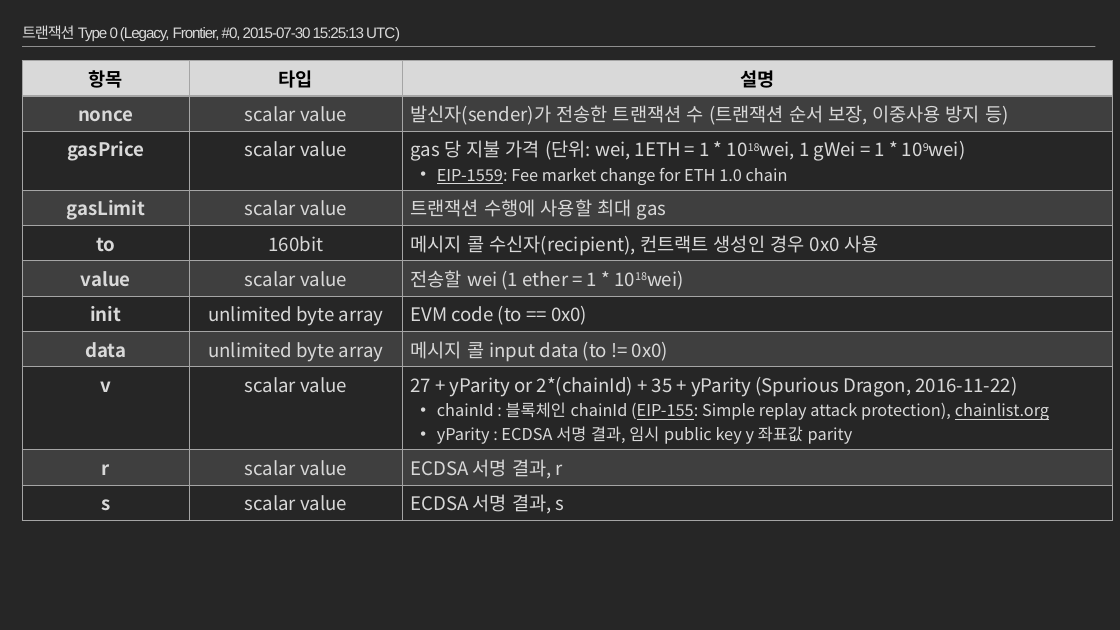
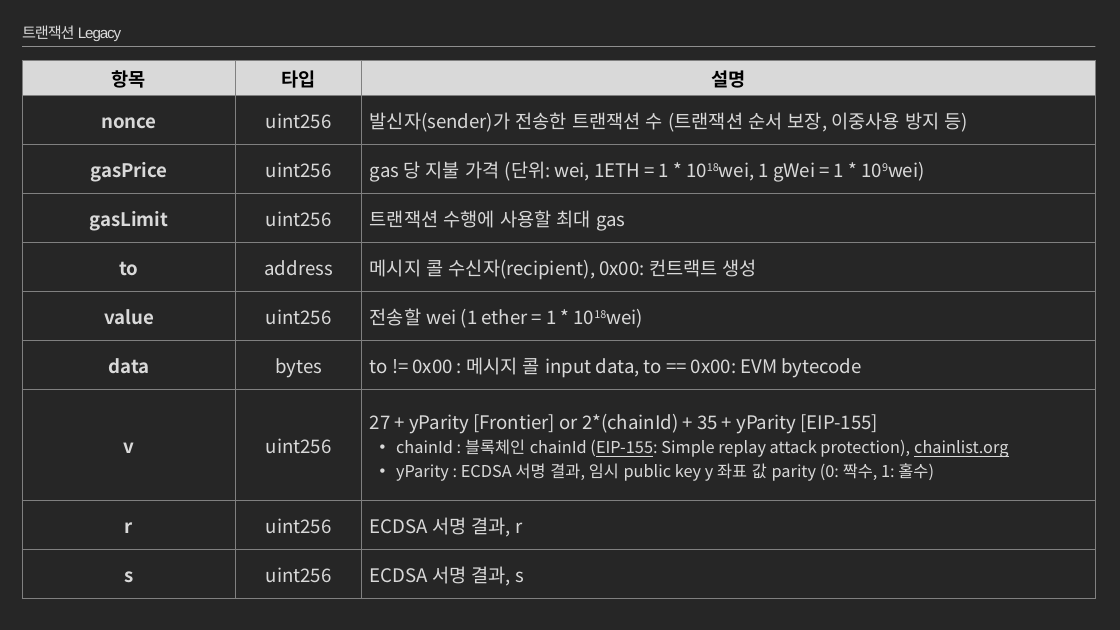
Before and after one commit to moss0801/blockchain-doc, a slide deck: slide 66 of General/Blockchain Part2.pptx (slide 65 before the commit). Drawn at 1120x630 pixels with LibreOffice and Linux fonts; fonts in the diff are those of the drawing. Boxes give left, top, right and bottom in pixels: in the first picture for what was removed or moved away, otherwise in the second. Text is boxed around its words. In the diff, an @@ line names an element or a change of style, - is before the commit and + after.

```diff
--- a/General/Blockchain Part2.pptx
+++ b/General/Blockchain Part2.pptx
@@ title at [22,25,121,41]: text changed @@
-트랜잭션 Type 0 (Legacy, Frontier, #0, 2015-07-30 15:25:13 UTC)
+트랜잭션 Legacy
@@ table at [22,60,1096,594] @@
-row 2: nonce | scalar value | 발신자(sender)가 전송한 트랜잭션 수 (트랜잭션 순서 보장, 이중사용 방지 등)
-row 3: gasPrice | scalar value | gas 당 지불 가격 (단위: wei, 1ETH = 1 * 1018wei, 1 gWei = 1 * 109wei) / EIP-1559: Fee market change for ETH 1.0 chain
-row 4: gasLimit | scalar value | 트랜잭션 수행에 사용할 최대 gas
-row 5: to | 160bit | 메시지 콜 수신자(recipient), 컨트랙트 생성인 경우 0x0 사용
-row 6: value | scalar value | 전송할 wei (1 ether = 1 * 1018wei)
-row 7: init | unlimited byte array | EVM code (to == 0x0)
-row 8: data | unlimited byte array | 메시지 콜 input data (to != 0x0)
-row 9: v | scalar value | 27 + yParity or 2*(chainId) + 35 + yParity (Spurious Dragon, 2016-11-22) / chainId : 블록체인 chainId (EIP-155: Simple replay attack protection), chainlist.org / yParity : ECDSA 서명 결과, 임시 public key y 좌표값 parity
-row 10: r | scalar value | ECDSA 서명 결과, r
-row 11: s | scalar value | ECDSA 서명 결과, s
+row 2: nonce | uint256 | 발신자(sender)가 전송한 트랜잭션 수 (트랜잭션 순서 보장, 이중사용 방지 등)
+row 3: gasPrice | uint256 | gas 당 지불 가격 (단위: wei, 1ETH = 1 * 1018wei, 1 gWei = 1 * 109wei)
+row 4: gasLimit | uint256 | 트랜잭션 수행에 사용할 최대 gas
+row 5: to | address | 메시지 콜 수신자(recipient), 0x00: 컨트랙트 생성
+row 6: value | uint256 | 전송할 wei (1 ether = 1 * 1018wei)
+row 7: data | bytes | to != 0x00 : 메시지 콜 input data, to == 0x00: EVM bytecode
+row 8: v | uint256 | 27 + yParity [Frontier] or 2*(chainId) + 35 + yParity [EIP-155] / chainId : 블록체인 chainId (EIP-155: Simple replay attack protection), chainlist.org / yParity : ECDSA 서명 결과, 임시 public key y 좌표 값 parity (0: 짝수, 1: 홀수)
+row 9: r | uint256 | ECDSA 서명 결과, r
+row 10: s | uint256 | ECDSA 서명 결과, s
@@ table: place and size @@
-table at [22,60,1112,518]
+table at [22,60,1096,594]
```
Also in this commit, not shown: 18 other slides changed, 22 slides added, 2 slides removed, 2 other files.
